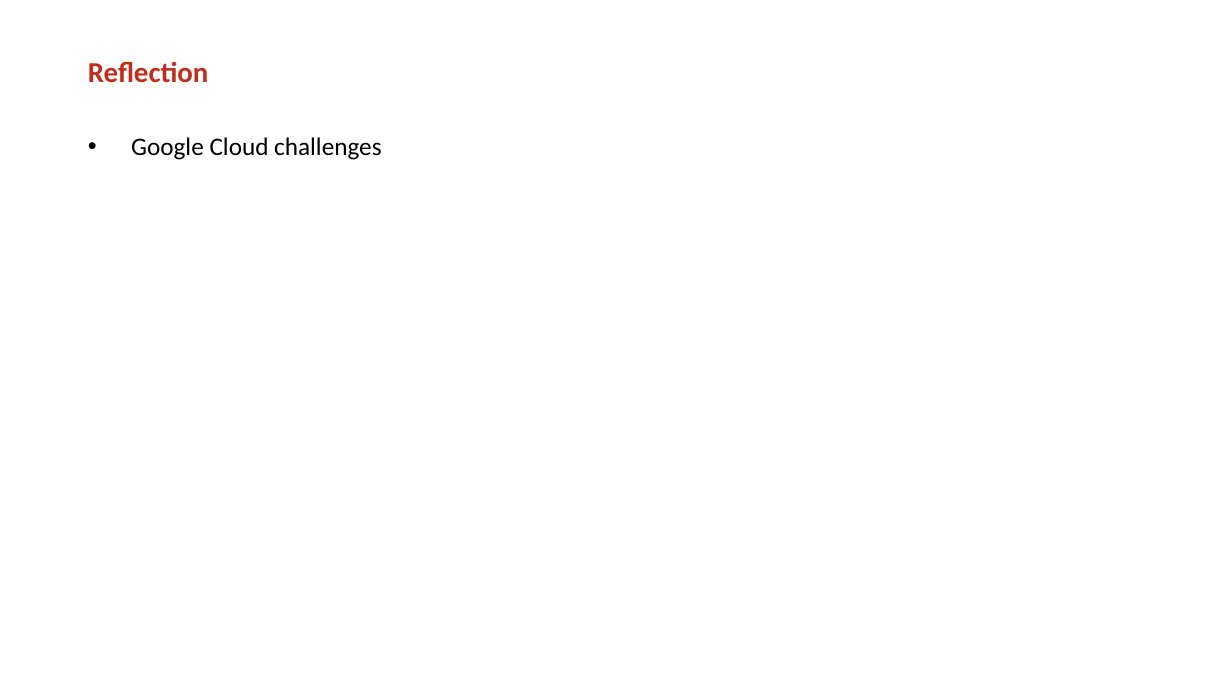
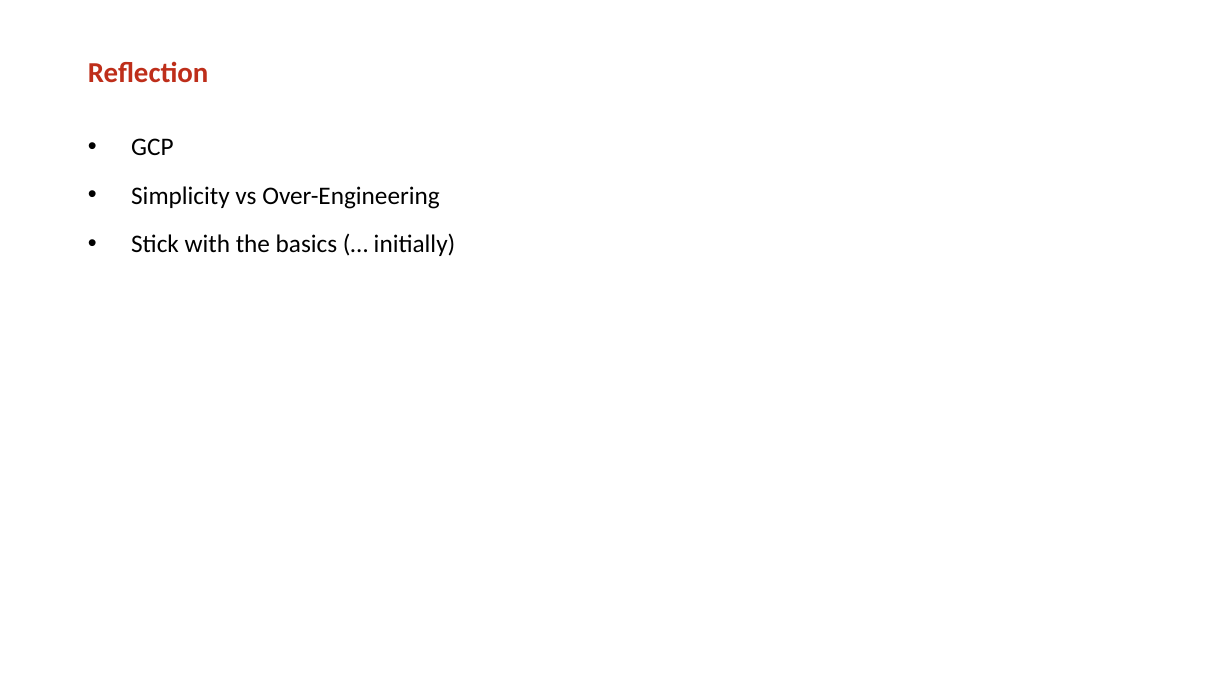
Before and after one commit to mickvanhulst/imaterialist_kaggle, a slide deck: slide 9 of presentation/final_presentation.pptx. Drawn at 1232x693 pixels with LibreOffice and Linux fonts; fonts in the diff are those of the drawing; background and template pictures are left out. Boxes give left, top, right and bottom in pixels: in the first picture for what was removed or moved away, otherwise in the second. Text is boxed around its words. In the diff, an @@ line names an element or a change of style, - is before the commit and + after.

```diff
--- a/presentation/final_presentation.pptx
+++ b/presentation/final_presentation.pptx
@@ text at (x1=131, y1=138, x2=456, y2=256): text changed @@
-• Google Cloud challenges
+• GCP
+• Simplicity vs Over-Engineering
+• Stick with the basics (… initially)
```
Also in this commit, not shown: 3 other slides changed.
